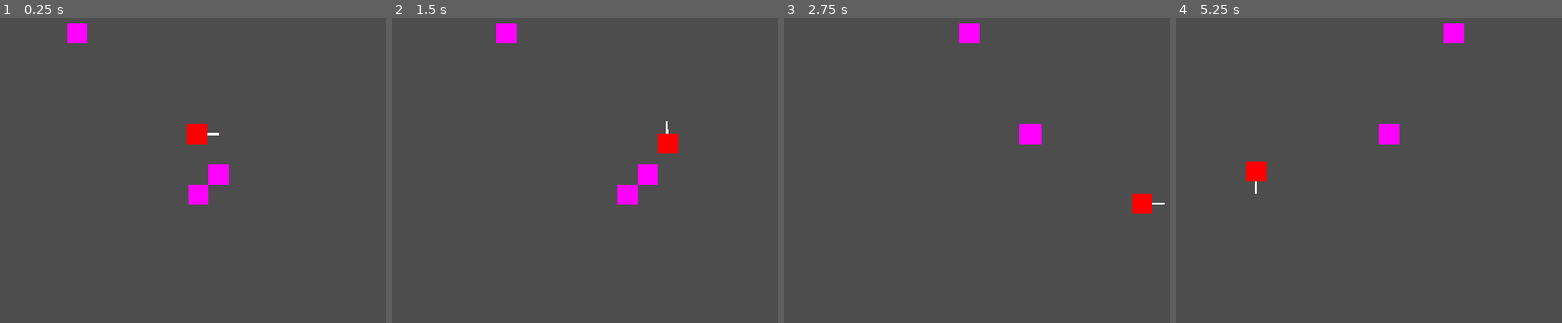
Above: before the commit, frames 1-4 (left to right).
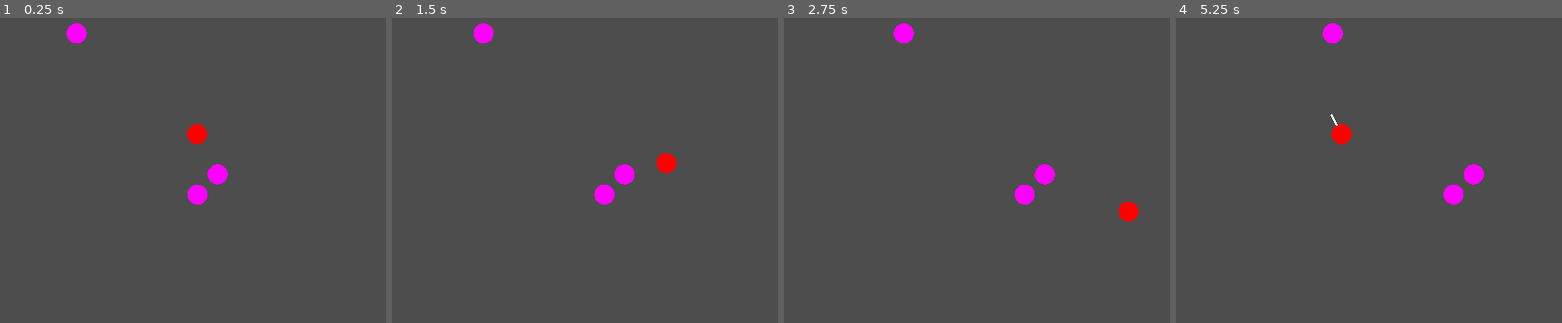
Above: after the commit, the same moments.

Repository: ralabate/cylinder-sorcerer
Game: Godot game, scene res://main.tscn
Same seed, same stepped clock (60 frames per second), same inputs: the game is played once before the commit and once after it.
Inputs:
- Up to frame 1 (0.25 s): no input
- Up to frame 2 (1.5 s): hold D 0.53-1.28 s; hold J 0.53-1.28 s; tap Space at 0.77, 0.8, 1.07, 1.35 s; hold S from 1.28 s (still down)
- Up to frame 3 (2.75 s): tap Space at 1.52, 1.82, 2.3 s; tap J at 1.55 s; release S at 2.03 s; hold D from 2.03 s (still down); hold J from 2.03 s (still down)
- Up to frame 4 (5.25 s): release D at 2.78 s; release J at 2.78 s; hold W 2.78-3.53 s; tap J at 2.85, 4.35 s; tap Space at 3.02, 3.32, 4.52, 4.82 s; hold Space 3.53-4.28 s; hold A 3.53-5.03 s; hold S from 5.03 s (still down); hold J from 5.03 s (still down)

The runs differ from the first frame. In frame 1, 0.4% of the frame differs, in the area x 17-60%, y 1-62%; in frame 2, 2.5%, in the area x 21-75%, y 1-62%; in frame 3, 2.1%; in frame 4, 2.2%.

Commit message:
hide sword when not swinging

Diff:
--- a/cylinder-sorcerer/main.gd
+++ b/cylinder-sorcerer/main.gd
@@ -1,18 +1,19 @@
 extends Node3D
 
-const PLAYER_SPEED = 0.23
+const PLAYER_SPEED = 0.12
 const PLAYER_RADIUS = 0.5
 const PLAYER_SIZE = 1.0
 const PLAYER_ATTACK_ROOT_MOTION = 0.20
 
-const PLAYER_SWORD_FRAMES = 15
+const PLAYER_SWORD_FRAMES = 13
 const PLAYER_SWORD_IDLE_ANGLE = 0.0 # switch to degrees
 const PLAYER_SWORD_ATTACK_START_ANGLE = -0.80
 const PLAYER_SWORD_ATTACK_ANGLE_INCREMENT = 0.50
 const PLAYER_SWORD_LENGTH = 1.1
+const PLAYER_SWORD_DEBUG_SPHERE_SIZE = 0.2
 
 const BADDIE_COUNT = 3
-const BADDIE_SPEED = 0.05
+const BADDIE_SPEED = 0.02
 const BADDIE_RADIUS = 0.5
 
 const WRAP_X = 4 + 4
@@ -33,6 +34,7 @@
 var baddie_list: Array[Character]
 var sword_pivot: Node3D
 var sword: MeshInstance3D
+var sword_debug: MeshInstance3D
 var camera: Camera3D
 
 class Character:
@@ -49,8 +51,9 @@
 		self.radius = p_radius
 		self.color = p_color
 		self.mesh_instance = MeshInstance3D.new()
-		self.mesh_instance.mesh = BoxMesh.new()
-		self.mesh_instance.mesh.size = Vector3(PLAYER_SIZE, PLAYER_SIZE, PLAYER_SIZE)
+		self.mesh_instance.mesh = SphereMesh.new()
+		self.mesh_instance.mesh.radius = PLAYER_RADIUS
+		self.mesh_instance.mesh.height = 2.0 * PLAYER_RADIUS
 		var material = StandardMaterial3D.new()
 		material.albedo_color = p_color
 		material.flags_unshaded = true
@@ -74,6 +77,17 @@
 	sword_pivot.add_child(sword)
 	player.mesh_instance.add_child(sword_pivot)
 
+	sword_debug = MeshInstance3D.new()
+	sword_debug.mesh = SphereMesh.new()
+	sword_debug.mesh.height = PLAYER_SWORD_DEBUG_SPHERE_SIZE
+	sword_debug.mesh.radius = PLAYER_SWORD_DEBUG_SPHERE_SIZE * 2
+	material = StandardMaterial3D.new()
+	material.albedo_color = Color.PINK
+	material.flags_unshaded = true
+	sword_debug.mesh.surface_set_material(0, material)
+	player.mesh_instance.add_child(sword_debug)
+	sword_debug.hide()
+
 	for i in BADDIE_COUNT:
 			var random_position = Vector3.ZERO
 			random_position.x = randi_range(-WRAP_X, WRAP_X)
@@ -95,7 +109,7 @@
 	frame = frame + 1
 	sword_frame = min(sword_frame + 1, PLAYER_SWORD_FRAMES)
 
-	is_attacking = Input.is_key_pressed(KEY_SPACE)
+	is_attacking = Input.is_key_pressed(KEY_J)
 	if is_attacking && !was_attacking && sword_frame >= PLAYER_SWORD_FRAMES:
 		sword_frame = 0
 		sword_pivot.transform = Transform3D.IDENTITY
@@ -107,9 +121,11 @@
 
 	if sword_frame < PLAYER_SWORD_FRAMES:
 		sword_pivot.transform = sword_pivot.transform.rotated(Vector3.UP, PLAYER_SWORD_ATTACK_ANGLE_INCREMENT)
+		sword.show()
 	else:
 		sword_pivot.transform = Transform3D.IDENTITY
 		sword_pivot.transform = sword_pivot.transform.rotated(Vector3.UP, PLAYER_SWORD_IDLE_ANGLE)
+		sword.hide()
 
 	if sword_frame == PLAYER_SWORD_FRAMES:
 		is_moving_left = Input.is_key_pressed(KEY_A)
@@ -139,15 +155,13 @@
 	var m1 = Basis.IDENTITY
 	player.mesh_instance.transform.basis = m1.rotated(Vector3.UP, player.theta)
 
-	var sword_tip_pos: Vector3
-	sword_tip_pos = sword_pivot.global_transform.origin + sword_pivot.basis.x.normalized() * PLAYER_SWORD_LENGTH
-
-	var sword_tip_radius = 0.1
+	sword_debug.transform.origin = Vector3.ZERO
+	sword_debug.transform.origin += sword_pivot.basis.x.normalized() * PLAYER_SWORD_LENGTH
 
 	for i in BADDIE_COUNT:
 		var b = baddie_list[i]
 		b.pos.x += BADDIE_SPEED * sin(0.01 * frame)
-		if is_overlapping(b.pos, b.radius, sword_tip_pos, sword_tip_radius):
+		if is_overlapping(b.pos, b.radius, sword_debug.global_transform.origin, PLAYER_SWORD_DEBUG_SPHERE_SIZE) && sword_frame < PLAYER_SWORD_FRAMES:
 			b.pos.x = 0
 			b.pos.z = 0
 		b.mesh_instance.transform.origin = b.pos
